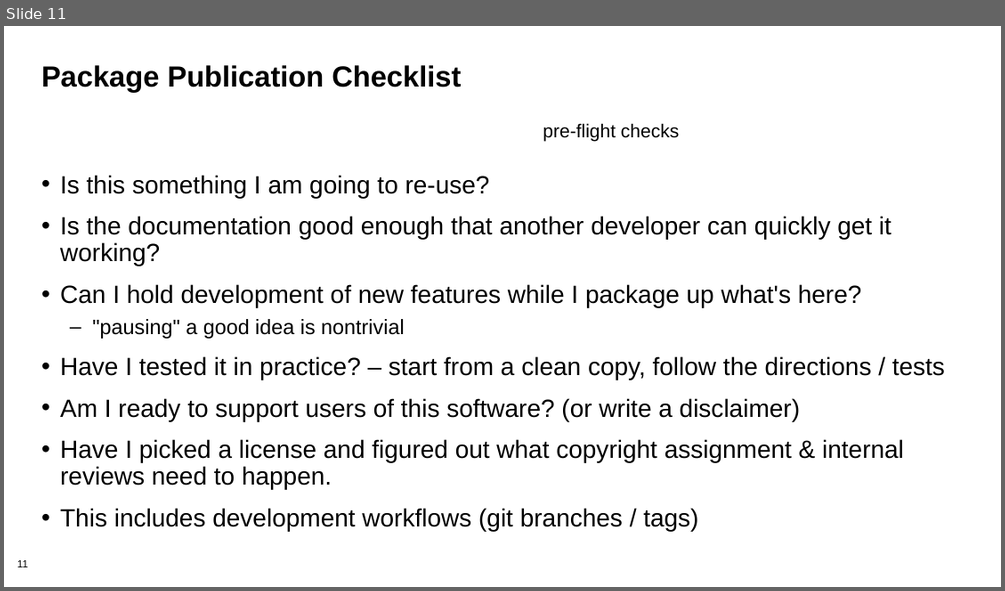
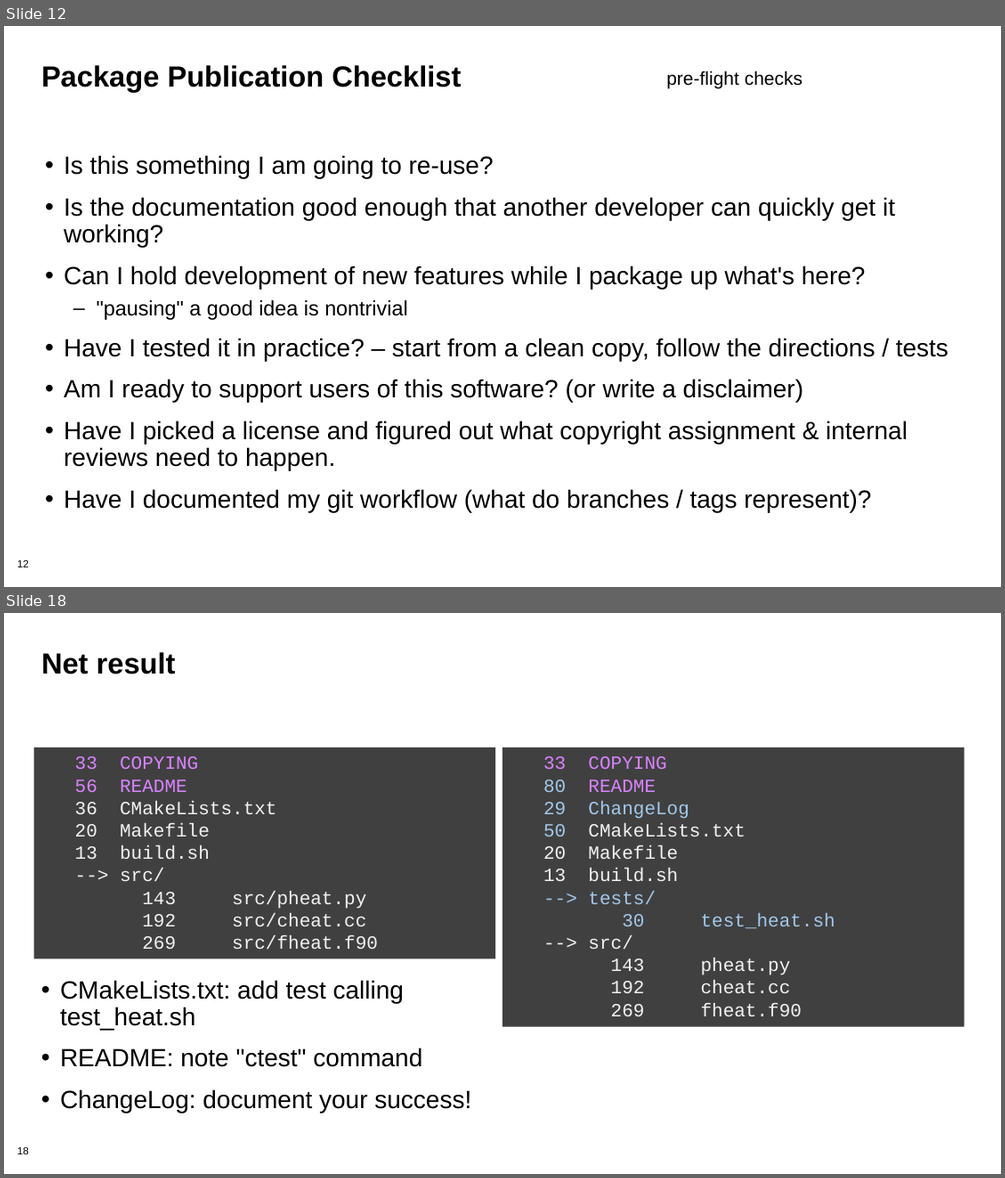
Before and after one commit to bssw-tutorial/presentations, a slide deck: packaging.pptx. Shown one above the other, each under a label of ours: slide 11 before the commit, slides 12 and 18 after it; the slides between them are not shown. The pictures are 1005x591 and 1005x1178 pixels, drawn with LibreOffice and Linux fonts; fonts in the diff are those of the drawing; background and template pictures are left out. Boxes give left, top, right and bottom in pixels: in the first picture for what was removed or moved away, otherwise in the second. Text is boxed around its words. In the diff, an @@ line names an element or a change of style, - is before the commit and + after.

```diff
--- a/packaging.pptx
+++ b/packaging.pptx
@@ slide 18 added at (4,613,1001,1174), background #FFFFFF; not listed: 1 template element that a slide beside it also shows @@
@@ title added at (41,652,176,674), 28 pt, text #000000, bold @@
+Net result
@@ rectangle added at (34,747,495,959), fill #404040, 18 pt, text #F2F2F2 @@
+33 COPYING
+56 README
+36 CMakeLists.txt
+20 Makefile
+13 build.sh
+--> src/
+143 src/pheat.py
+192 src/cheat.cc
+269 src/fheat.f90
@@ rectangle added at (502,747,963,1027), fill #404040, 18 pt, text #F2F2F2 @@
+33 COPYING
+80 README
+29 ChangeLog
+50 CMakeLists.txt
+20 Makefile
+13 build.sh
+--> tests/
+30 test_heat.sh
+--> src/
+143 pheat.py
+192 cheat.cc
+269 fheat.f90
@@ text added at (60,980,471,1112), 24 pt, text #000000 @@
+• CMakeLists.txt: add test calling test_heat.sh
+• README: note "ctest" command
+• ChangeLog: document your success!
@@ what was slide 11 is now slide 12 @@
@@ slide 12 changed as well @@
@@ text "pre-flight checks": place and size @@
-text "pre-flight checks" at (542,123,679,141)
+text "pre-flight checks" at (666,70,802,89)
@@ text "Is this something I am ...": place and size @@
-text "Is this something I am ..." at (60,175,945,489)
+text "Is this something I am ..." at (64,155,948,512)
@@ text at (64,489,871,512): text changed @@
-• This includes development workflows (git branches / tags)
+• Have I documented my git workflow (what do branches / tags represent)?
@@ page number at (17,560,29,567): text changed @@
-11
+12
```
Also in this commit, not shown: 7 other slides changed, 23 other slides added, 1 slide removed.
